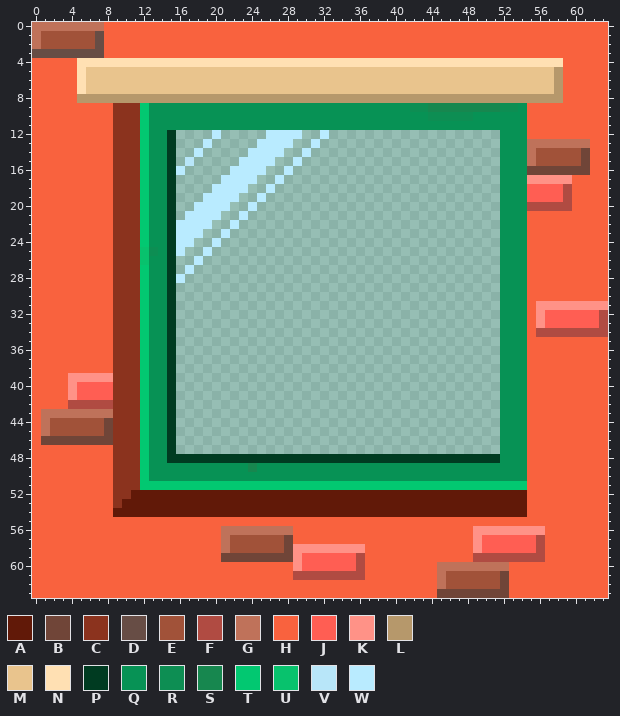
File history of a pixel-art sprite, assets/textures/window_normal_day.gif. Above: the version before the commit.
The file is 128x128 pixels, drawn in blocks of 2x2; one block is one cell here. Colours within 5 levels of each other are drawn and written as one.
Palette (. is transparent): A #611908  B #704538  C #8b331e  D #674d45  E #a15239  F #b04b42  G #bf725a  H #f9623e  J #ff5e53  K #ff9287  L #b6986b  M #e9c48d  N #ffe0b3  P #003b21  Q #079255  R #0d8e53  S #17874f  T #02c871  U #08c26d  V #b8e6f9  W #b9ebff
New version:
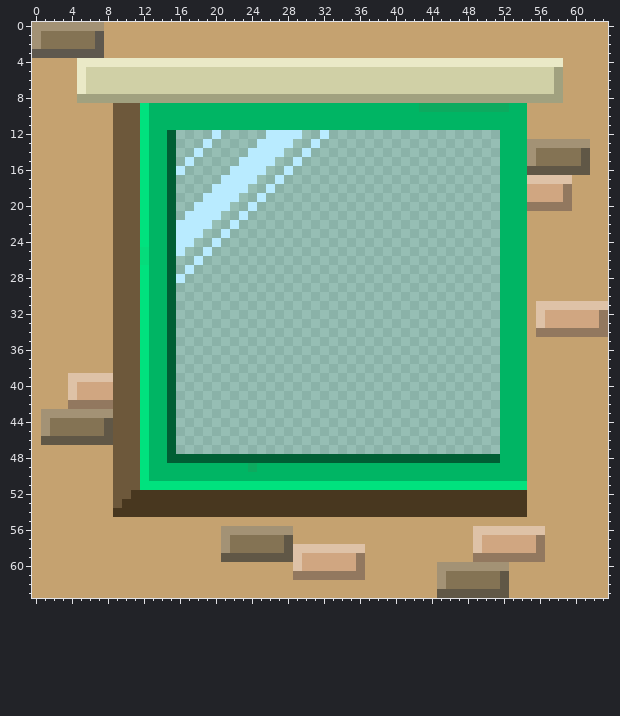
Change:
colour A: #611908 -> #48371f
colour B: #704538 -> #605746
colour C: #8b331e -> #6d583b
colour D: #674d45 -> #5e584e
colour E: #a15239 -> #847354
colour F: #b04b42 -> #92785f
colour G: #bf725a -> #a39275
colour H: #f9623e -> #c5a270
colour J: #ff5e53 -> #d0a681
colour K: #ff9287 -> #dec2a7
colour L: #b6986b -> #a1a17f
colour M: #e9c48d -> #d0d0a6
colour N: #ffe0b3 -> #eae9c7
colour P: #003b21 -> #005e34
colour Q: #079255 -> #00b564
colour S: #17874f -> #0daa5f
colour T: #02c871 -> #00e27e
colour U: #08c26d -> #05dc7b
Changed rows in their new state; - is a pixel that keeps its letter.
first column x 42:
 9 QS--------SQ
10 --QQQQQ-----
first column x 17:
15 W
first column x 13:
25 Q
Pixel boxes of the changes (left, top, right, bottom) in both pictures:
changed: (32, 22, 608, 598)
